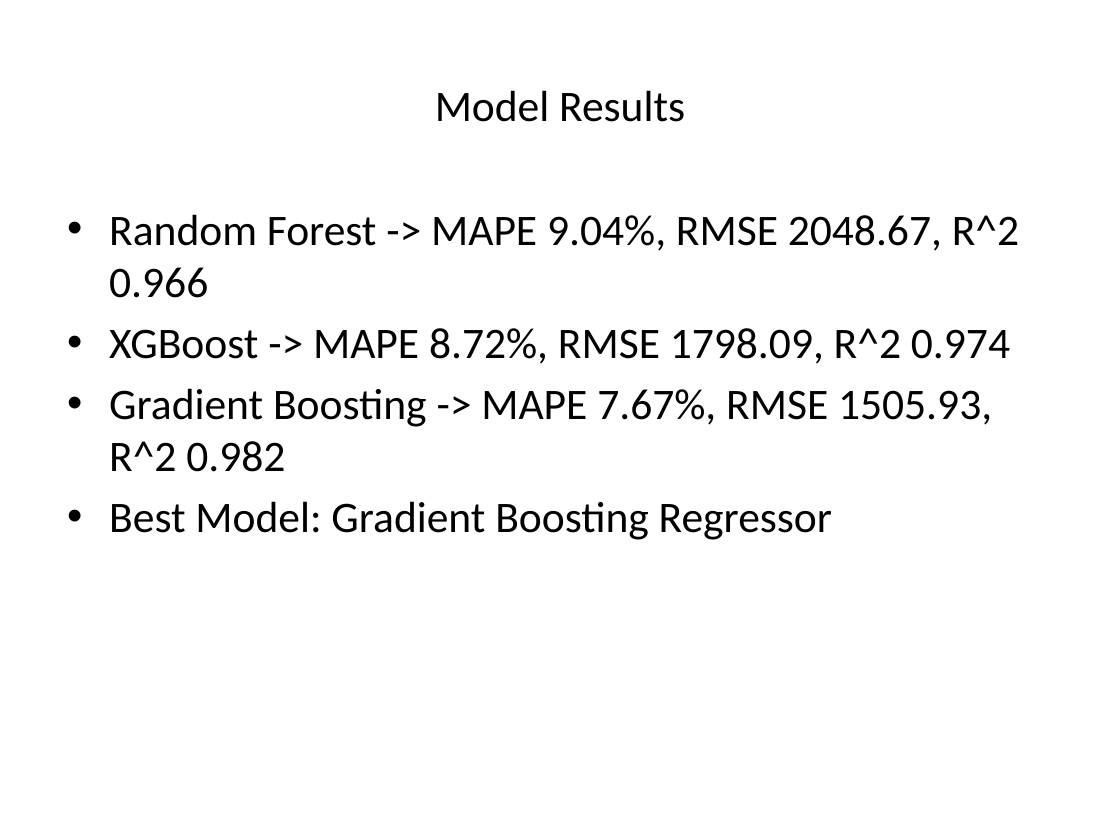
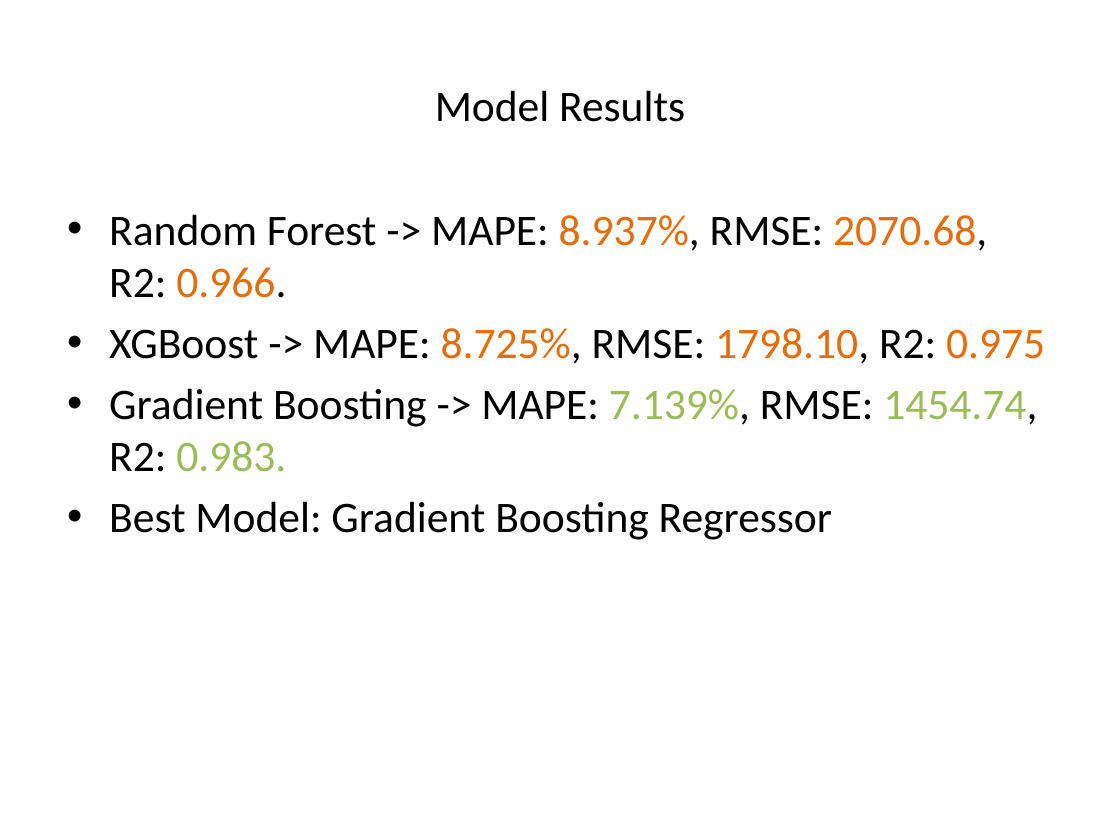
Before and after one commit to taabishhhhhh/Uber_Trip_Analysis, a slide deck: slide 4 of Reports/Uber_Trip_Analysis_Presentation.pptx. Drawn at 1120x840 pixels with LibreOffice and Linux fonts; fonts in the diff are those of the drawing. Boxes give left, top, right and bottom in pixels: in the first picture for what was removed or moved away, otherwise in the second. Text is boxed around its words. In the diff, an @@ line names an element or a change of style, - is before the commit and + after.

Commit message:
Report updated as per recent final results

```diff
--- a/Reports/Uber_Trip_Analysis_Presentation.pptx
+++ b/Reports/Uber_Trip_Analysis_Presentation.pptx
@@ text at [109, 214, 1045, 472]: text changed @@
-• Random Forest -> MAPE 9.04%, RMSE 2048.67, R^2 0.966
-• XGBoost -> MAPE 8.72%, RMSE 1798.09, R^2 0.974
-• Gradient Boosting -> MAPE 7.67%, RMSE 1505.93, R^2 0.982
+• Random Forest -> MAPE: 8.937%, RMSE: 2070.68, R2: 0.966.
+• XGBoost -> MAPE: 8.725%, RMSE: 1798.10, R2: 0.975
+• Gradient Boosting -> MAPE: 7.139%, RMSE: 1454.74, R2: 0.983.
```
Also in this commit, not shown: 1 other file.
